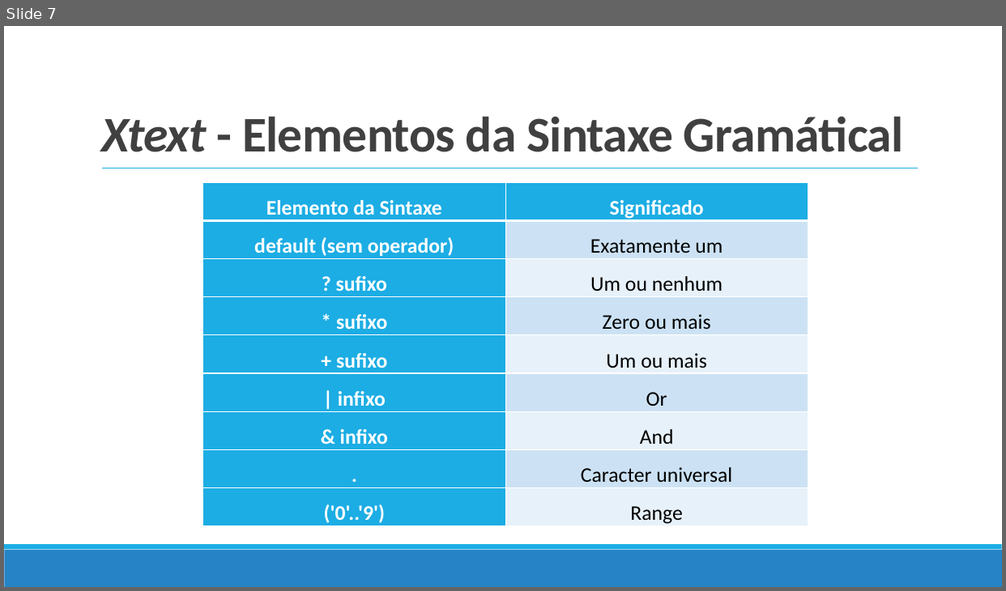
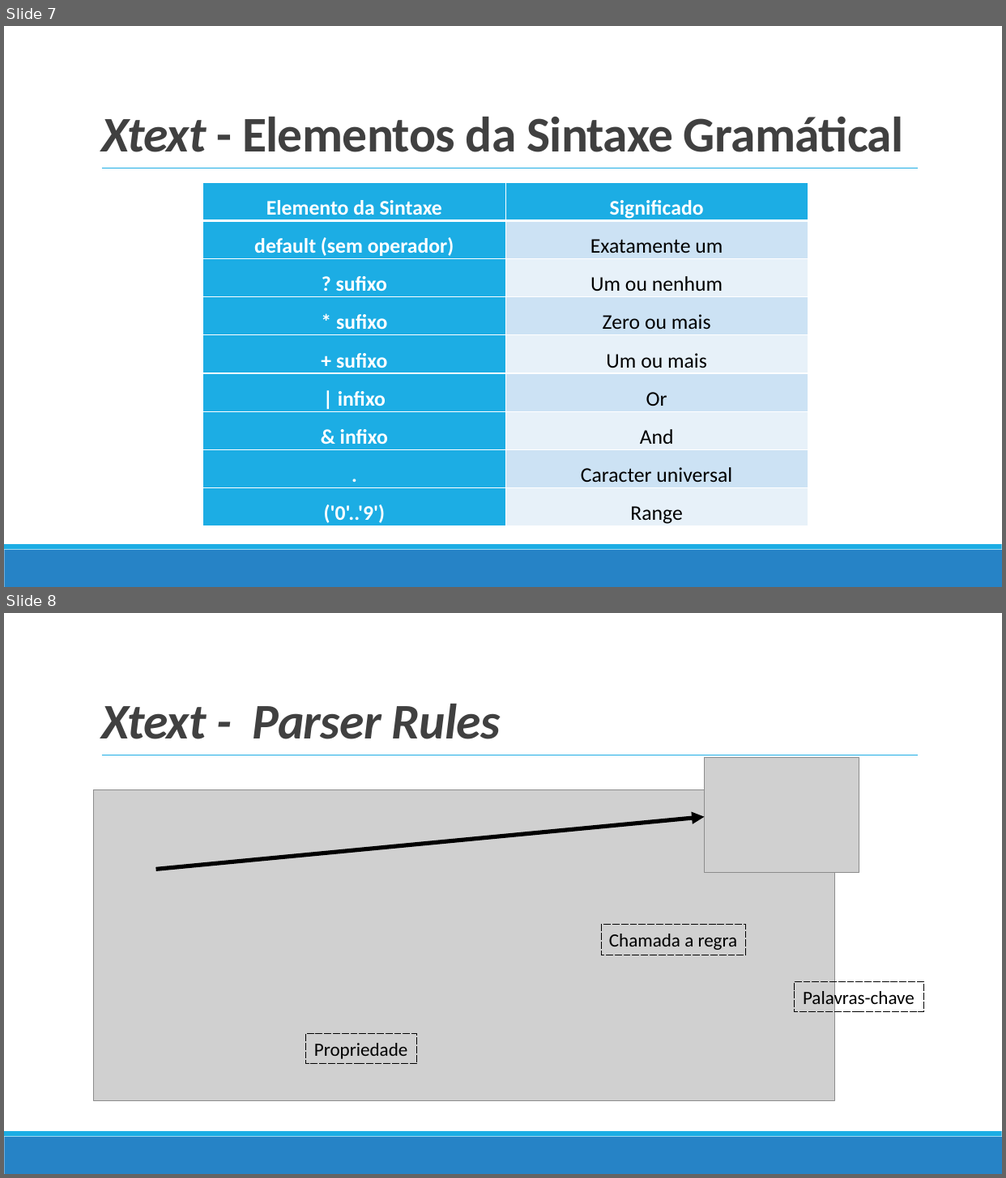
Before and after one commit to TiagoJVO/PDS16inEclipse, a slide deck: Apresentação final/PDS16inEclipse.pptx. Shown one above the other, each under a label of ours: slide 7 before the commit, slides 7 and 8 after it. The pictures are 1006x591 and 1006x1178 pixels, drawn with LibreOffice and Linux fonts; fonts in the diff are those of the drawing; grey boxes stand for pictures. Boxes give left, top, right and bottom in pixels: in the first picture for what was removed or moved away, otherwise in the second. Text is boxed around its words. In the diff, an @@ line names an element or a change of style, - is before the commit and + after.

```diff
--- a/Apresentação final/PDS16inEclipse.pptx
+++ b/Apresentação final/PDS16inEclipse.pptx
@@ slide 8 added at (4, 613, 1002, 1174), background #FFFFFF; not listed: 3 template elements that a slide beside it also shows @@
@@ title added at (101, 704, 500, 739), 48 pt, text #404040, bold, italic @@
+Xtext - Parser Rules
@@ picture added at (705, 757, 859, 873) @@
@@ picture added at (94, 790, 834, 1101) @@
@@ arrow added from (156, 869) to (705, 816), #000000 4 pt @@
@@ rectangle added at (602, 925, 746, 955), outline #000000 0.75 pt dashed, 18 pt, text #000000 @@
+Chamada a regra
@@ rectangle added at (794, 982, 923, 1012), outline #000000 0.75 pt dashed, 18 pt, text #000000 @@
+Palavras-chave
@@ rectangle added at (305, 1033, 416, 1063), outline #000000 0.75 pt dashed, 18 pt, text #000000 @@
+Propriedade
```
Also in this commit, not shown: 6 slides changed, 1 slide removed, 54 other files.
